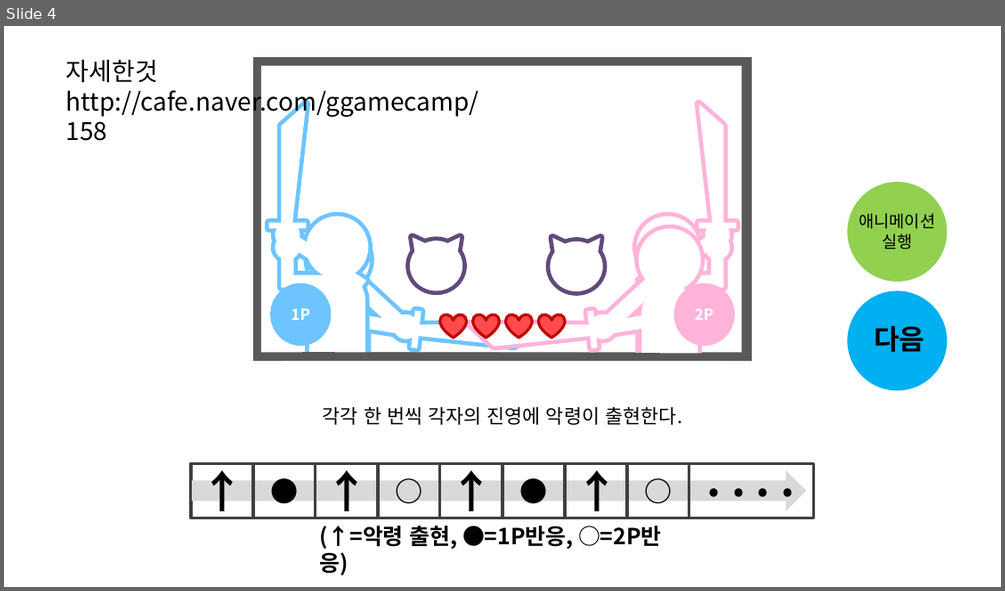
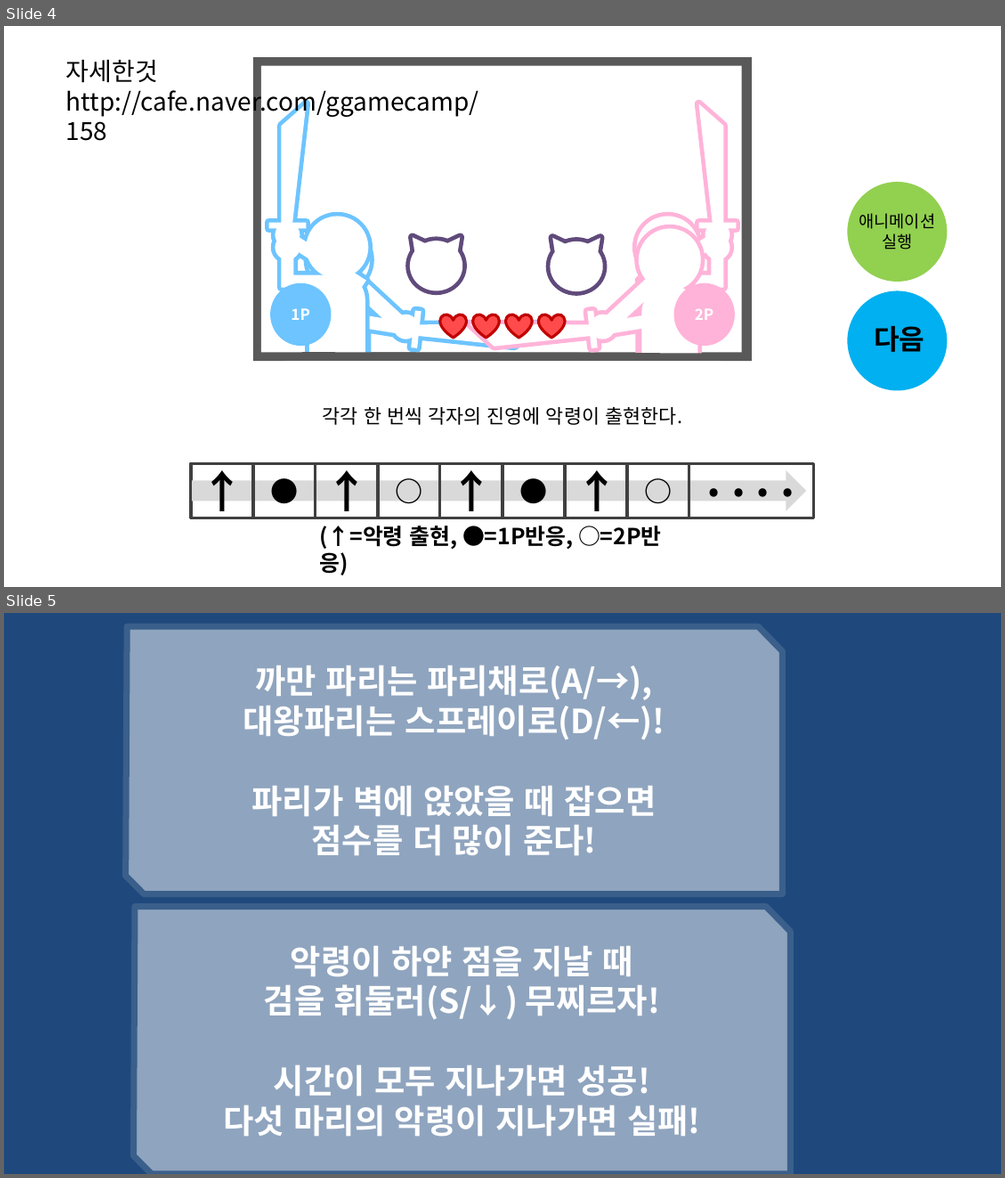
Before and after one commit to MyeonzinSon/RhythmFamily, a slide deck: 악령퇴치 자료들.pptx. Shown one above the other, each under a label of ours: slide 4 before the commit, slides 4 and 5 after it. The pictures are 1005x591 and 1005x1178 pixels, drawn with LibreOffice and Linux fonts; fonts in the diff are those of the drawing. Boxes give left, top, right and bottom in pixels: in the first picture for what was removed or moved away, otherwise in the second. Text is boxed around its words. In the diff, an @@ line names an element or a change of style, - is before the commit and + after.

```diff
--- a/악령퇴치 자료들.pptx
+++ b/악령퇴치 자료들.pptx
@@ slide 5 added at (x1=4, y1=613, x2=1001, y2=1174), background #1F497D @@
@@ freeform shape added at (x1=126, y1=627, x2=783, y2=894), fill #FFFFFF at 50% opacity, outline #3A5F8C 4.5 pt, 24 pt, text #FFFFFF, bold @@
+까만 파리는 파리채로(A/→),
+대왕파리는 스프레이로(D/←)!
+파리가 벽에 앉았을 때 잡으면
+점수를 더 많이 준다!
@@ freeform shape added at (x1=134, y1=906, x2=791, y2=1173), fill #FFFFFF at 50% opacity, outline #3A5F8C 4.5 pt, 24 pt, text #FFFFFF, bold @@
+악령이 하얀 점을 지날 때
+검을 휘둘러(S/↓) 무찌르자!
+시간이 모두 지나가면 성공!
+다섯 마리의 악령이 지나가면 실패!
```
Also in this commit, not shown: 1 slide removed, 7 other files.
